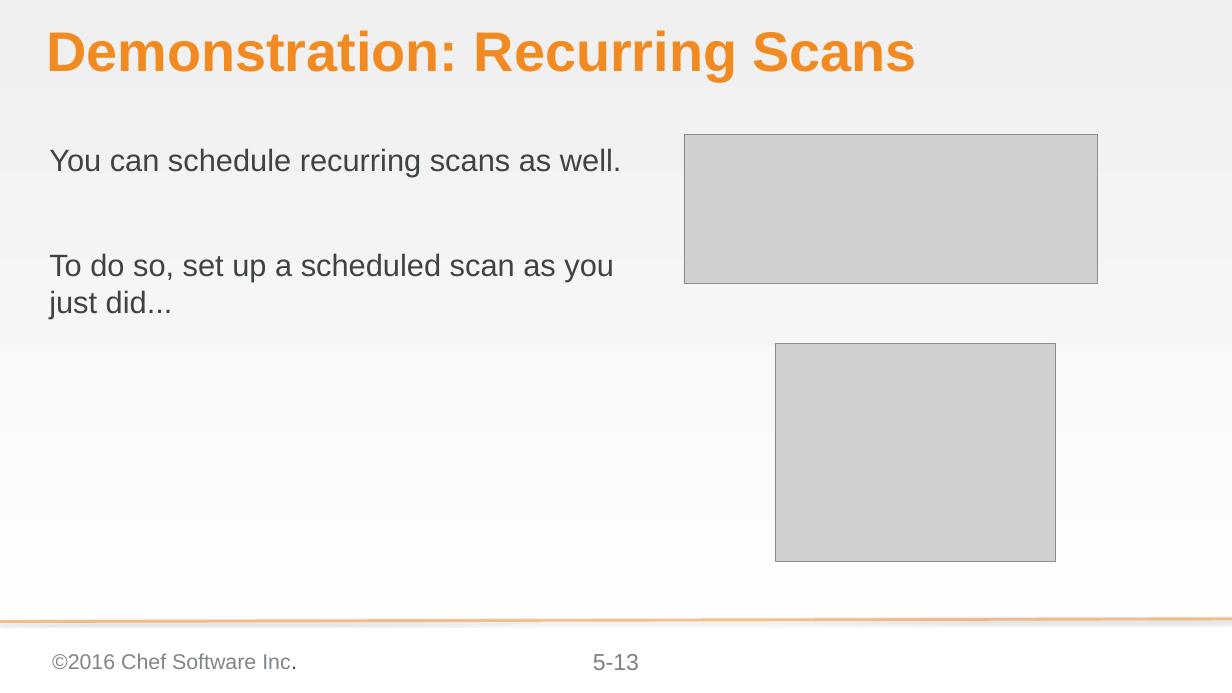
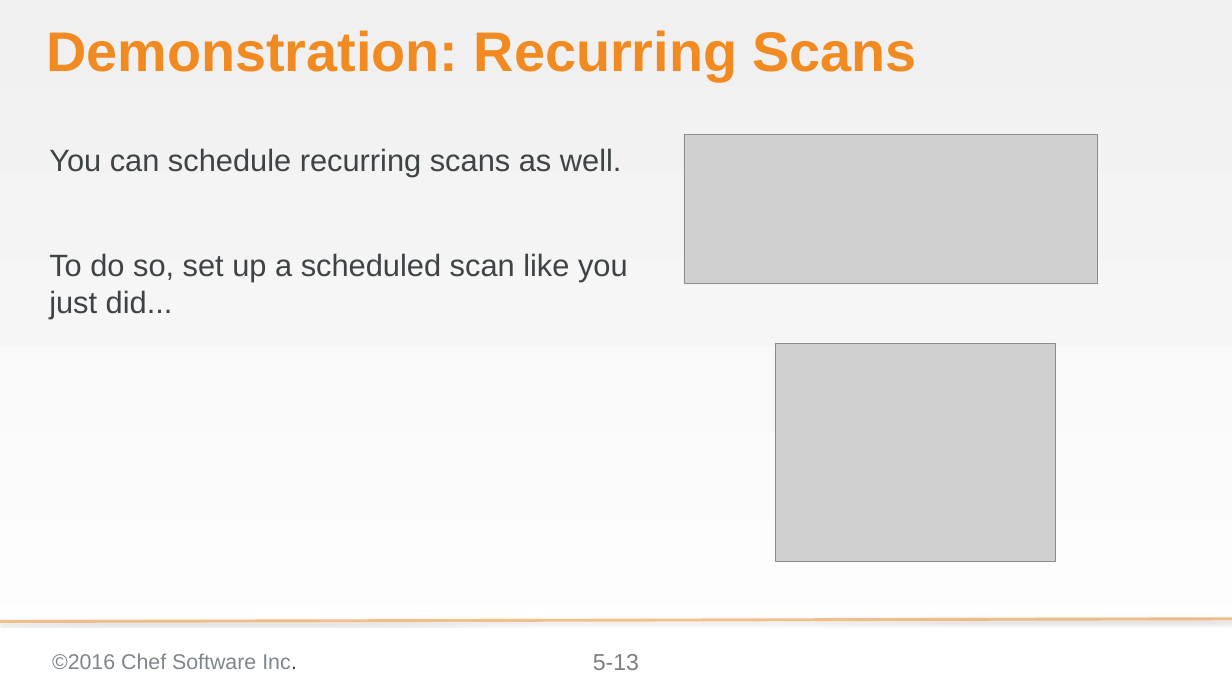
Before and after one commit to bchamby/chef-compliance-installation-configuration-operation, a slide deck: slide 13 of 05-scheduling-scans-reports.pptx. Drawn at 1232x693 pixels with LibreOffice and Linux fonts; fonts in the diff are those of the drawing; grey boxes stand for pictures; background and template pictures are left out. Boxes give left, top, right and bottom in pixels: in the first picture for what was removed or moved away, otherwise in the second. Text is boxed around its words. In the diff, an @@ line names an element or a change of style, - is before the commit and + after.

Commit message:
added recurring scans content

```diff
--- a/05-scheduling-scans-reports.pptx
+++ b/05-scheduling-scans-reports.pptx
@@ text at bbox=[49, 253, 628, 318]: text changed @@
-To do so, set up a scheduled scan as you just did...
+To do so, set up a scheduled scan like you just did...
```
Also in this commit, not shown: 4 other slides changed, 3 slides added, 6 slides removed.
